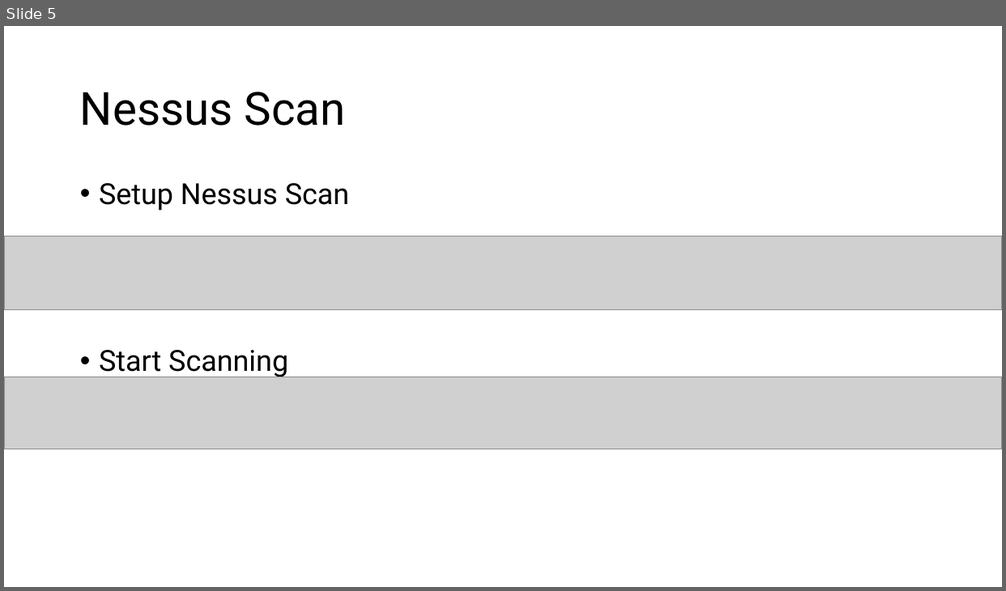
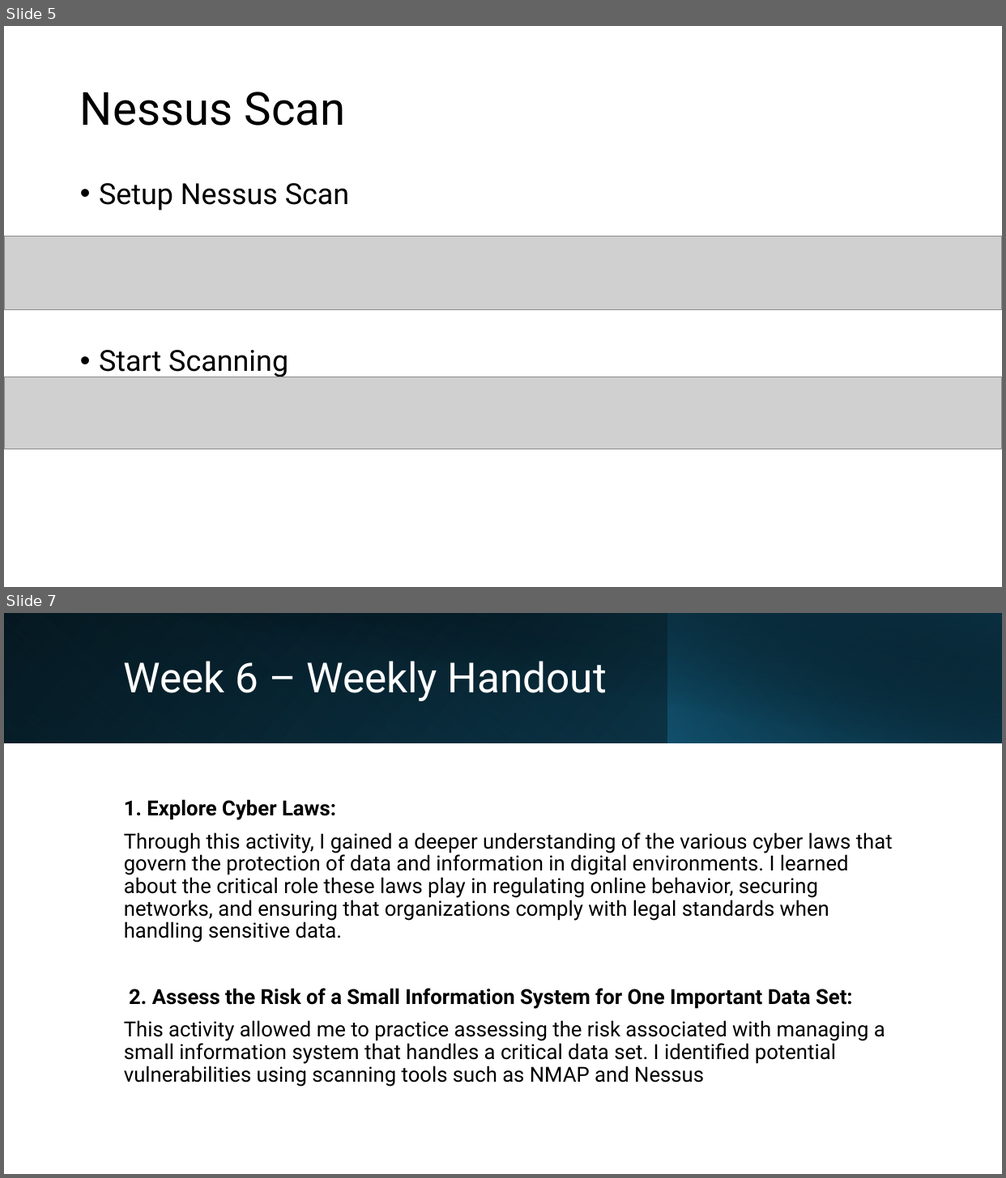
Before and after one commit to crimescene123/cyber, a slide deck: Week6 Activities.pptx. Shown one above the other, each under a label of ours: slide 5 before the commit, slides 5 and 7 after it; the slides between them are not shown. The pictures are 1006x591 and 1006x1178 pixels, drawn with LibreOffice and Linux fonts; fonts in the diff are those of the drawing; grey boxes stand for pictures. Boxes give left, top, right and bottom in pixels: in the first picture for what was removed or moved away, otherwise in the second. Text is boxed around its words. In the diff, an @@ line names an element or a change of style, - is before the commit and + after.

Commit message:
updating weekly activities

```diff
--- a/Week6 Activities.pptx
+++ b/Week6 Activities.pptx
@@ slide 7 added at [4,613,1002,1174], background #FFFFFF @@
@@ rectangle added at [4,613,1002,743], fill gradient #000000 to #104862 @@
@@ rectangle added at [4,613,669,743], fill gradient #156082 to #0B3041 @@
@@ rectangle added at [41,613,1002,744], fill gradient #000000 to #0B3041 @@
@@ rectangle added at [668,613,1002,743], fill gradient #156082 to #000000 @@
@@ title added at [124,661,607,701], 40 pt, text #FFFFFF @@
+Week 6 – Weekly Handout
@@ text added at [124,799,893,1087], 20 pt, text #000000 @@
+1. Explore Cyber Laws:
+Through this activity, I gained a deeper understanding of the various cyber laws that govern the protection of data and information in digital environments. I learned about the critical role these laws play in regulating online behavior, securing networks, and ensuring that organizations comply with legal standards when handling sensitive data.
+2. Assess the Risk of a Small Information System for One Important Data Set:
+This activity allowed me to practice assessing the risk associated with managing a small information system that handles a critical data set. I identified potential vulnerabilities using scanning tools such as NMAP and Nessus
```
Also in this commit, not shown: 5 slides changed, 2 other slides added, 2 other files.
